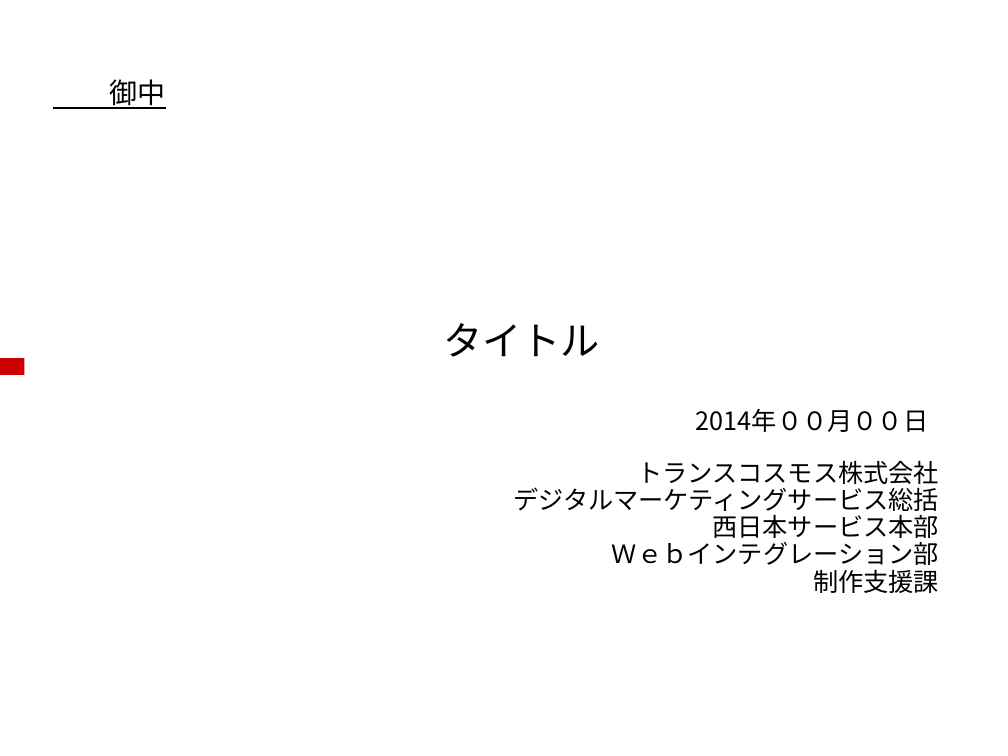
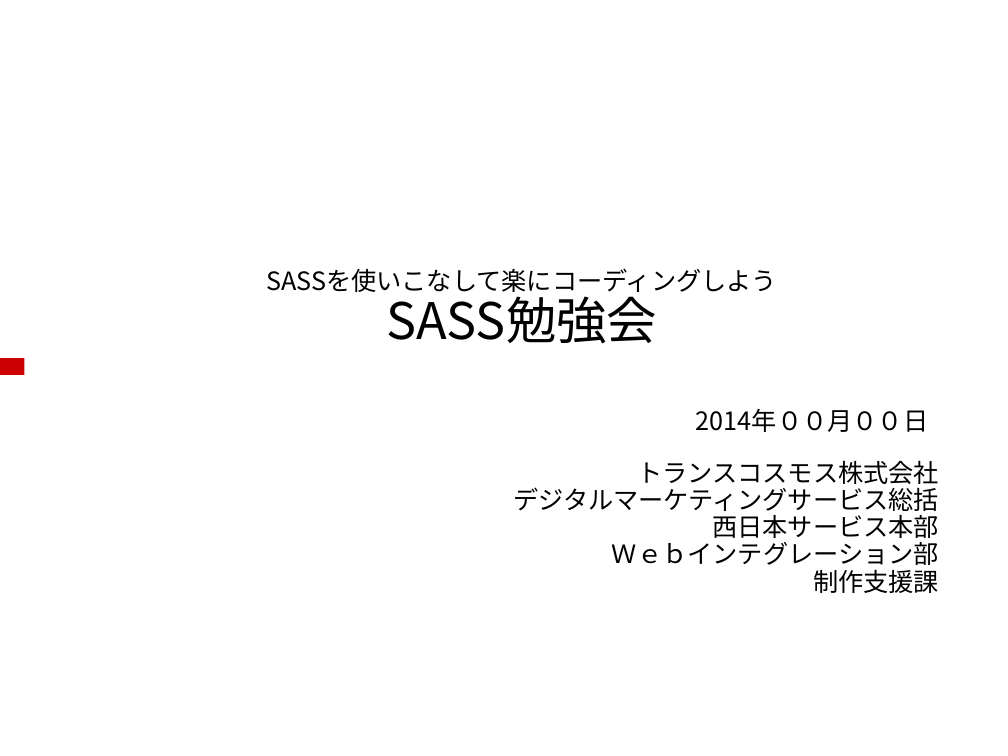
Before and after one commit to chieeeeno/my_common_files, a slide deck: slide 1 of docs/SASS勉強会資料/SASS勉強会資料.ppt. Drawn at 1008x756 pixels with LibreOffice and Linux fonts; fonts in the diff are those of the drawing; background and template pictures are left out. Boxes give left, top, right and bottom in pixels: in the first picture for what was removed or moved away, otherwise in the second. Text is boxed around its words. In the diff, an @@ line names an element or a change of style, - is before the commit and + after.

Commit message:
【SASS勉強会資料】

```diff
--- a/docs/SASS勉強会資料/SASS勉強会資料.ppt
+++ b/docs/SASS勉強会資料/SASS勉強会資料.ppt
@@ text removed at (x1=110, y1=79, x2=166, y2=109) @@
-御中
@@ text added at (x1=266, y1=268, x2=777, y2=344), 18 pt, text #000000 @@
+SASSを使いこなして楽にコーディングしよう
+SASS勉強会
@@ text removed at (x1=443, y1=323, x2=600, y2=357) @@
-タイトル
```
Also in this commit, not shown: 1 other slide changed, 8 slides added, 1 slide removed, 2 other files.
